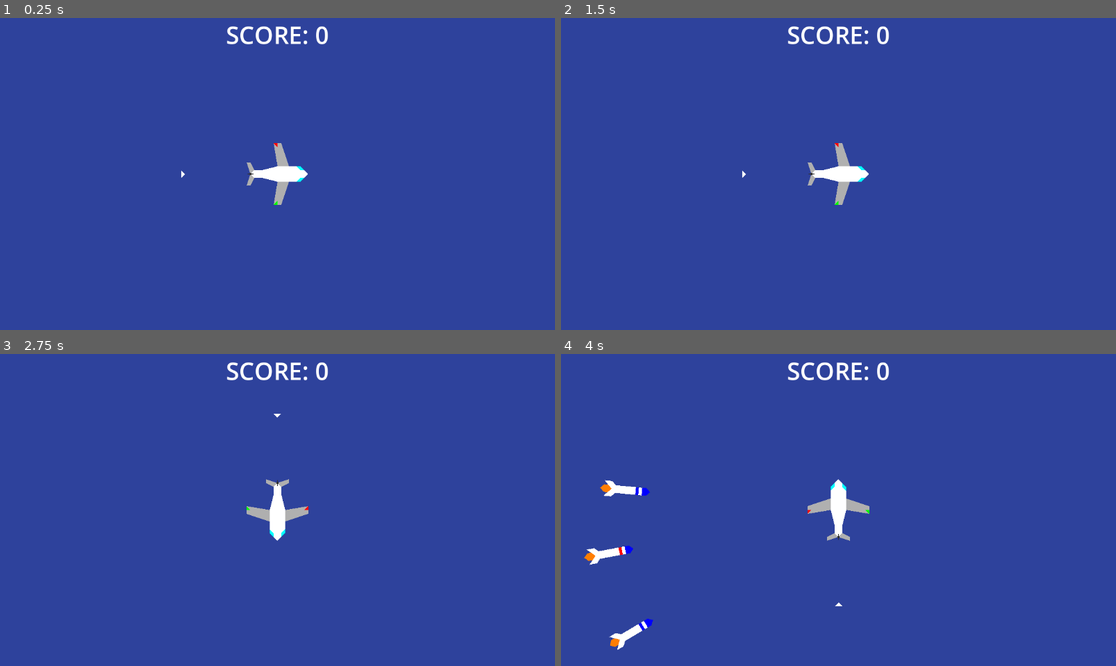
Above: before the commit, frames 1-4 (two rows, left to right).
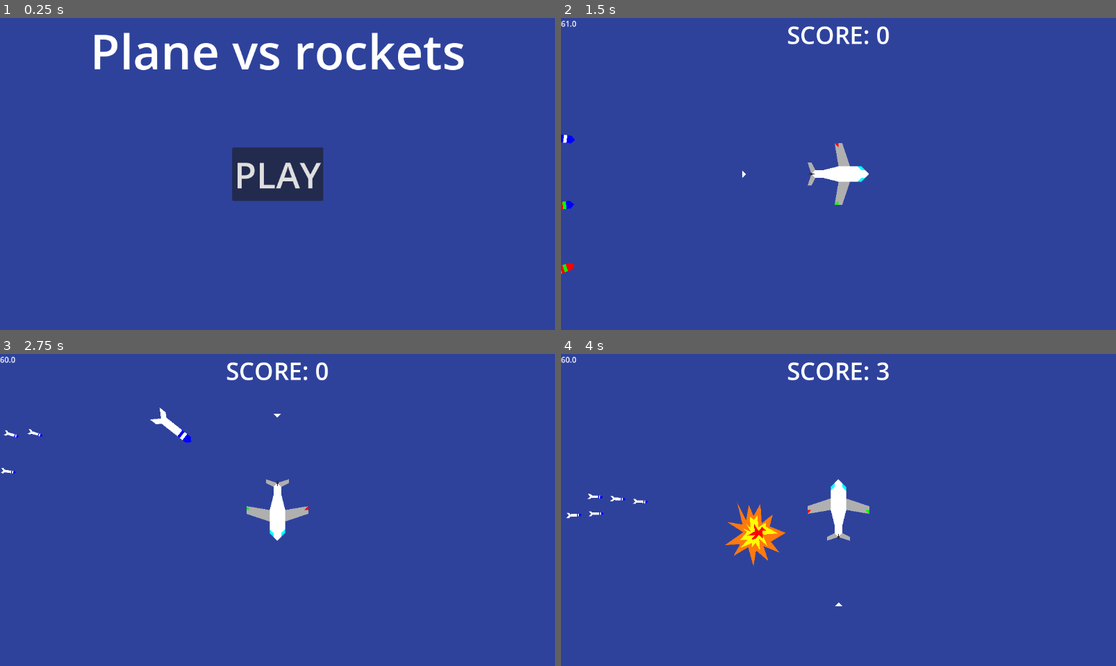
Above: after the commit, the same moments.

Repository: KirigayaRyuunosuke/Godot_Experiments
Game: Godot game, scene res://nodes/menu/menu.tscn
Same seed, same stepped clock (60 frames per second), same inputs: the game is played once before the commit and once after it. Before the commit the project starts from res://nodes/main.tscn.
Inputs (mouse positions are in pixels of both pictures, inside the frame that each line leads up to):
- Up to frame 1 (0.25 s): no input
- Up to frame 2 (1.5 s): click (838, 174) at 0.5 s, where only the run after the commit has a clickable "PLAY"; tap Enter at 1.25 s; hold Right (move_right) from 1.28 s (still down); tap Space (speed_boost, bound only after the commit) at 1.35 s
- Up to frame 3 (2.75 s): release Right (move_right) at 2.03 s; hold Down (move_down) from 2.03 s (still down); tap Space (speed_boost, bound only after the commit) at 2.1 s
- Up to frame 4 (4 s): release Down (move_down) at 2.78 s; hold Right (move_right) 2.78-3.53 s; tap Space (speed_boost, bound only after the commit) at 2.85, 3.6 s; hold Up (move_up) from 3.53 s (still down)

The runs differ from the first frame. In frame 1, 6.0% of the frame differs, in the area x 17-84%, y 2-60%; in frame 2, 0.2%; in frame 3, 0.3%; in frame 4, 1.9%.

Commit message:
more rockets, ending menu

Diff:
--- a/plane_vs_rockets/game.gd
+++ b/plane_vs_rockets/game.gd
@@ -1,9 +1,20 @@
 extends Node
+
+var rockets = [
+	preload("res://nodes/rockets/normal/rocket.tscn"),
+	preload("res://nodes/rockets/multiplicator/rocket.tscn")
+]
+
+var explosion = preload("res://nodes/misc/explosion.tscn")
 
 var plane
 var main
 
 var points = 0
+
+func end():
+	points = 0
+	get_tree().change_scene_to_file("res://nodes/menu/end.tscn")
 
 func _ready() -> void:
 	pass # Replace with function body.
--- a/plane_vs_rockets/nodes/main.gd
+++ b/plane_vs_rockets/nodes/main.gd
@@ -2,6 +2,8 @@
 
 @onready var plane: CharacterBody2D = $plane
 @onready var score: Label = $UI/score
+@onready var rockets: Node2D = $rockets
+@onready var fps: Label = $UI/fps
 
 func _ready() -> void:
 	Game.plane = plane
@@ -9,3 +11,4 @@
 
 func _process(_delta: float) -> void:
 	score.text = "SCORE: " + str(Game.points)
+	fps.text = str(Engine.get_frames_per_second())
--- a/plane_vs_rockets/nodes/main.tscn
+++ b/plane_vs_rockets/nodes/main.tscn
@@ -22,7 +22,13 @@
 horizontal_alignment = 1
 vertical_alignment = 1
 
+[node name="fps" type="Label" parent="UI"]
+offset_right = 40.0
+offset_bottom = 23.0
+
 [node name="plane" parent="." instance=ExtResource("1_xpfdc")]
 position = Vector2(576, 320)
 
 [node name="rocket_spawner" parent="plane" instance=ExtResource("3_ufc4x")]
+
+[node name="rockets" type="Node2D" parent="."]
--- /dev/null
+++ b/plane_vs_rockets/nodes/menu/end.tscn
@@ -0,0 +1,38 @@
+[gd_scene load_steps=2 format=3 uid="uid://dhed5ldcnc6qo"]
+
+[ext_resource type="Script" uid="uid://b07urir2o3l5y" path="res://nodes/menu/menu.gd" id="1_4mglo"]
+
+[node name="end" type="Node2D"]
+script = ExtResource("1_4mglo")
+
+[node name="CanvasLayer" type="CanvasLayer" parent="."]
+
+[node name="NAME" type="Label" parent="CanvasLayer"]
+anchors_preset = 5
+anchor_left = 0.5
+anchor_right = 0.5
+offset_left = -292.0
+offset_right = 292.0
+offset_bottom = 103.0
+grow_horizontal = 2
+theme_override_font_sizes/font_size = 100
+text = "You failed"
+horizontal_alignment = 1
+vertical_alignment = 1
+
+[node name="Button" type="Button" parent="CanvasLayer"]
+anchors_preset = 8
+anchor_left = 0.5
+anchor_top = 0.5
+anchor_right = 0.5
+anchor_bottom = 0.5
+offset_left = -23.5
+offset_top = -15.5
+offset_right = 23.5
+offset_bottom = 15.5
+grow_horizontal = 2
+grow_vertical = 2
+theme_override_font_sizes/font_size = 75
+text = "Try again!"
+
+[connection signal="pressed" from="CanvasLayer/Button" to="." method="_on_button_pressed"]
--- /dev/null
+++ b/plane_vs_rockets/nodes/menu/menu.gd
@@ -0,0 +1,6 @@
+extends Node2D
+
+var game = load("res://nodes/main.tscn")
+
+func _on_button_pressed() -> void:
+	get_tree().change_scene_to_packed(game)
--- /dev/null
+++ b/plane_vs_rockets/nodes/menu/menu.tscn
@@ -0,0 +1,38 @@
+[gd_scene load_steps=2 format=3 uid="uid://cgm1krbp58onr"]
+
+[ext_resource type="Script" uid="uid://b07urir2o3l5y" path="res://nodes/menu/menu.gd" id="1_nxlj0"]
+
+[node name="Menu" type="Node2D"]
+script = ExtResource("1_nxlj0")
+
+[node name="CanvasLayer" type="CanvasLayer" parent="."]
+
+[node name="NAME" type="Label" parent="CanvasLayer"]
+anchors_preset = 5
+anchor_left = 0.5
+anchor_right = 0.5
+offset_left = -292.0
+offset_right = 292.0
+offset_bottom = 103.0
+grow_horizontal = 2
+theme_override_font_sizes/font_size = 100
+text = "Plane vs rockets"
+horizontal_alignment = 1
+vertical_alignment = 1
+
+[node name="Button" type="Button" parent="CanvasLayer"]
+anchors_preset = 8
+anchor_left = 0.5
+anchor_top = 0.5
+anchor_right = 0.5
+anchor_bottom = 0.5
+offset_left = -23.5
+offset_top = -15.5
+offset_right = 23.5
+offset_bottom = 15.5
+grow_horizontal = 2
+grow_vertical = 2
+theme_override_font_sizes/font_size = 75
+text = "PLAY"
+
+[connection signal="pressed" from="CanvasLayer/Button" to="." method="_on_button_pressed"]
--- /dev/null
+++ b/plane_vs_rockets/nodes/misc/explosion.gd
@@ -0,0 +1,6 @@
+extends Node2D
+
+@onready var timer: Timer = $Timer
+
+func _on_timer_timeout() -> void:
+	get_parent().queue_free()
--- /dev/null
+++ b/plane_vs_rockets/nodes/misc/explosion.tscn
@@ -0,0 +1,25 @@
+[gd_scene load_steps=2 format=3 uid="uid://b6mfw0h6ogij4"]
+
+[ext_resource type="Script" uid="uid://b1hyu8eyr6106" path="res://nodes/misc/explosion.gd" id="1_0r32n"]
+
+[node name="explosion" type="Node2D"]
+script = ExtResource("1_0r32n")
+
+[node name="Polygon2D" type="Polygon2D" parent="."]
+position = Vector2(-8, 0)
+color = Color(1, 0.478431, 0.054902, 1)
+polygon = PackedVector2Array(0, -64, 8, -40, 24, -64, 24, -24, 48, -40, 40, -16, 72, 0, 40, 16, 56, 40, 24, 24, 32, 56, 8, 32, 0, 64, -8, 24, -40, 40, -24, 16, -56, 16, -16, -8, -48, -32, -16, -24, -24, -72, -8, -32)
+
+[node name="Polygon2D2" type="Polygon2D" parent="."]
+position = Vector2(-8, 0)
+color = Color(1, 1, 0, 1)
+polygon = PackedVector2Array(-16, -16, -8, -8, -24, 8, -8, 8, -24, 24, 0, 16, 0, 24, 8, 16, 16, 32, 16, 8, 32, 24, 24, 0, 56, 0, 32, -16, 32, -24, 16, -16, 16, -40, 8, -32, 0, -40, 0, -16, -8, -24, 0, -8)
+
+[node name="Polygon2D3" type="Polygon2D" parent="."]
+position = Vector2(-8, 0)
+color = Color(1, 0, 0, 1)
+polygon = PackedVector2Array(16, -8, 8, -24, 8, -8, -8, 0, 8, 0, 0, 8, 8, 8, 16, 0, 24, 8, 24, -8, 32, -8, 24, -16)
+
+[node name="Timer" type="Timer" parent="."]
+
+[connection signal="timeout" from="Timer" to="." method="_on_timer_timeout"]
--- a/plane_vs_rockets/nodes/plane/plane.gd
+++ b/plane_vs_rockets/nodes/plane/plane.gd
@@ -10,12 +10,21 @@
 var angle
 const maxAngle = 0.1
 
-const speed = 300.0
+const baseSpeed = 300
+var speed = 300.0
 
 func getInput():
 	return Input.get_vector("move_left", "move_right", "move_up", "move_down")
 
 func _physics_process(_delta: float) -> void:
+	if Input.is_action_just_pressed("speed_boost") && speed == baseSpeed:
+		speed = 450
+
+	if speed > 300:
+		speed -= 1
+	if speed < baseSpeed:
+		speed = baseSpeed
+
 	if getInput():
 		directionNode.look_at(global_position + getInput())
 	velocity = transform.x * speed
@@ -38,5 +47,6 @@
 	move_and_slide()
 
 
-func _on_hitbox_area_entered(area: Area2D) -> void:
-	print(area.get_parent().name)
+func _on_hitbox_area_entered(_area: Area2D) -> void:
+	queue_free()
+	Game.end()
--- a/plane_vs_rockets/nodes/rocket_spawner/rocket_spawner.gd
+++ b/plane_vs_rockets/nodes/rocket_spawner/rocket_spawner.gd
@@ -3,24 +3,25 @@
 @onready var marker = $Marker2D
 @onready var rocket_spawner: Polygon2D = $"."
 
-var rockets = preload("res://nodes/rockets/rocket.tscn")
 
 func _ready() -> void:
 	pass
 
 func _physics_process(_delta: float) -> void:
 	rotation = Game.plane.directionNode.rotation + 3.14
+	if Game.main.rockets.get_child_count() == 0:
+		spawnRockets(3)
 
 func spawnRockets(howMany):
 	rotate(randf_range(-1, 1))
 	for i in range(howMany):
 		rotate(randf_range(0.25, 0.5))
 		#print(marker.global_position)
-		var rocket = rockets.instantiate()
+		var rocket = Game.rockets[randi()%Game.rockets.size()].instantiate()
 		rocket.rocketType = [randi()%2,randi()%2]
 		rocket.global_position = marker.global_position
 		rocket.look_at(Game.plane.global_position)
-		Game.main.add_child(rocket)
+		Game.main.rockets.add_child(rocket)
 
 func _on_timer_timeout() -> void:
 	spawnRockets(3)
--- a/plane_vs_rockets/nodes/rocket_spawner/rocket_spawner.tscn
+++ b/plane_vs_rockets/nodes/rocket_spawner/rocket_spawner.tscn
@@ -8,7 +8,6 @@
 
 [node name="Timer" type="Timer" parent="."]
 wait_time = 3.0
-autostart = true
 
 [node name="Marker2D" type="Node2D" parent="."]
 position = Vector2(704, 0)
--- a/plane_vs_rockets/nodes/rockets/rocket.gd
+++ b/plane_vs_rockets/nodes/rockets/multiplicator/rocket.gd
@@ -7,8 +7,12 @@
 @onready var booster: Polygon2D = $booster
 @onready var timer: Timer = $Timer
 
+var normalRocket = preload("res://nodes/rockets/normal/rocket.tscn")
+
+var score = 3
+
 var angle
-const maxAngle = 0.025
+var maxAngle = 0.025
 var speed = 250
 
 var acceleration = 5
@@ -39,10 +43,8 @@
 	if accelerating:
 		speed += acceleration
 	else:
-		speed -= deacceleration
-		if speed < Game.plane.speed:
-			Game.points += 1
-			queue_free()
+		multiplicate()
+
 
 
 	if angle >= maxAngle || angle <= -maxAngle:
@@ -54,6 +56,18 @@
 		rotate(angle)
 		move_and_slide()
 
+func multiplicate():
+	for i in range(3):
+		var rocket = normalRocket.instantiate()
+		rocket.global_position = global_position - transform.x * 50 * i
+		rocket.rocketType = [1,0]
+		rocket.rotation = rotation
+		rocket.scale *= 0.33
+		rocket.speed = speed
+		rocket.maxAngle = 0.05
+		rocket.score = 1
+		Game.main.add_child(rocket)
+	queue_free()
 
 func _on_timer_timeout() -> void:
 	accelerating = 0
@@ -62,5 +76,5 @@
 
 func _on_hitbox_area_entered(area: Area2D) -> void:
 	if !area.get_parent().name == "plane":
-		Game.points += 1
-	queue_free()
+		Game.points += score
+	#queue_free()
--- a/plane_vs_rockets/nodes/rockets/rocket.tscn
+++ b/plane_vs_rockets/nodes/rockets/multiplicator/rocket.tscn
@@ -1,11 +1,12 @@
-[gd_scene load_steps=2 format=3 uid="uid://l0bbonmf5b5w"]
+[gd_scene load_steps=2 format=3 uid="uid://d1r36nvrfubmw"]
 
-[ext_resource type="Script" uid="uid://co2kl41h1fpns" path="res://nodes/rockets/rocket.gd" id="1_fo4iy"]
+[ext_resource type="Script" uid="uid://bm8e7pcwqsahi" path="res://nodes/rockets/multiplicator/rocket.gd" id="1_joom7"]
 
 [node name="rocket" type="CharacterBody2D"]
-script = ExtResource("1_fo4iy")
+script = ExtResource("1_joom7")
 
 [node name="body" type="Polygon2D" parent="."]
+color = Color(0, 1, 0, 1)
 polygon = PackedVector2Array(40, 0, 32, -8, -32, -8, -40, -16, -56, -16, -40, 0, -56, 16, -40, 16, -32, 8, 32, 8)
 
 [node name="tip" type="Polygon2D" parent="."]
--- /dev/null
+++ b/plane_vs_rockets/nodes/rockets/normal/rocket.gd
@@ -0,0 +1,84 @@
+extends CharacterBody2D
+
+@onready var body: Node2D = $body
+@onready var tip: Polygon2D = $body/tip
+@onready var stripe: Polygon2D = $body/stripe
+@onready var hitbox: Area2D = $hitbox
+
+@onready var explosion: Node2D = $explosion
+
+@onready var booster: Polygon2D = $body/booster
+@onready var timer: Timer = $Timer
+
+var alive : bool = 1
+
+var score = 3
+
+var angle
+var maxAngle = 0.025
+var speed = 250
+
+var acceleration = 5
+var deacceleration = 3
+var accelerating: bool = 1
+
+var rocketType = [0,0]
+
+func _ready() -> void:
+	if rocketType[0] == 0:
+		tip.color = Color(255,0,0)
+	else:
+		tip.color = Color(0,0,255)
+	if rocketType[1] == 1:
+		stripe.color = Color(255,0,0)
+	else:
+		stripe.color = Color(0,0,255)
+	acceleration = 5 + rocketType[0] * 2
+	deacceleration = 3 - rocketType[1] * 2
+
+func _physics_process(_delta: float) -> void:
+	if speed < Game.plane.baseSpeed - 50:
+		if alive:
+			Game.points += score
+			alive = 0
+		explode()
+	else:
+		angle = get_angle_to(Game.plane.global_position)
+		if angle < 0 && angle < -maxAngle:
+			angle = -maxAngle
+		if angle > 0 && angle > maxAngle:
+			angle = maxAngle
+
+		if accelerating:
+			speed += acceleration
+		else:
+			speed -= deacceleration
+
+		if angle >= maxAngle || angle <= -maxAngle:
+			velocity = transform.x * speed * 0.5
+		else:
+			velocity = transform.x * speed
+
+	if Game.plane.velocity && velocity:
+		rotate(angle)
+		move_and_slide()
+
+
+func _on_timer_timeout() -> void:
+	accelerating = 0
+	booster.hide()
+
+
+func _on_hitbox_area_entered(area: Area2D) -> void:
+	if !area.get_parent().name == "plane" && alive:
+		Game.points += score
+		alive = 0
+	explode()
+
+func explode():
+	speed = 0
+	velocity = Vector2.ZERO
+	body.hide()
+	explosion.show()
+	if explosion.timer.is_stopped():
+		explosion.timer.start()
--- /dev/null
+++ b/plane_vs_rockets/nodes/rockets/normal/rocket.tscn
@@ -0,0 +1,39 @@
+[gd_scene load_steps=3 format=3 uid="uid://l0bbonmf5b5w"]
+
+[ext_resource type="Script" uid="uid://co2kl41h1fpns" path="res://nodes/rockets/normal/rocket.gd" id="1_fo4iy"]
+[ext_resource type="PackedScene" uid="uid://b6mfw0h6ogij4" path="res://nodes/misc/explosion.tscn" id="2_r0q8g"]
+
+[node name="rocket" type="CharacterBody2D"]
+script = ExtResource("1_fo4iy")
+
+[node name="Timer" type="Timer" parent="."]
+one_shot = true
+autostart = true
+
+[node name="hitbox" type="Area2D" parent="."]
+
+[node name="CollisionPolygon2D" type="CollisionPolygon2D" parent="hitbox"]
+polygon = PackedVector2Array(40, 0, 32, -8, -24, -8, -24, 8, 32, 8)
+
+[node name="body" type="Node2D" parent="."]
+
+[node name="body" type="Polygon2D" parent="body"]
+polygon = PackedVector2Array(40, 0, 32, -8, -32, -8, -40, -16, -56, -16, -40, 0, -56, 16, -40, 16, -32, 8, 32, 8)
+
+[node name="tip" type="Polygon2D" parent="body"]
+color = Color(1, 0, 0, 1)
+polygon = PackedVector2Array(40, 0, 32, -8, 23, -8, 23, 8, 32, 8)
+
+[node name="stripe" type="Polygon2D" parent="body"]
+color = Color(1, 0, 0, 1)
+polygon = PackedVector2Array(16, -8, 16, 8, 10, 8, 10, -8)
+
+[node name="booster" type="Polygon2D" parent="body"]
+color = Color(1, 0.498039, 0.0117647, 1)
+polygon = PackedVector2Array(-48, -8, -56, -8, -64, 0, -56, 8, -48, 8, -40, 0)
+
+[node name="explosion" parent="." instance=ExtResource("2_r0q8g")]
+visible = false
+
+[connection signal="timeout" from="Timer" to="." method="_on_timer_timeout"]
+[connection signal="area_entered" from="hitbox" to="." method="_on_hitbox_area_entered"]
--- a/plane_vs_rockets/project.godot
+++ b/plane_vs_rockets/project.godot
@@ -11,7 +11,7 @@
 [application]
 
 config/name="plane_vs_rockets"
-run/main_scene="uid://ckwegyd3ytvjk"
+run/main_scene="uid://cgm1krbp58onr"
 config/features=PackedStringArray("4.4", "GL Compatibility")
 config/icon="res://icon.svg"
 
@@ -41,6 +41,11 @@
 "events": [Object(InputEventKey,"resource_local_to_scene":false,"resource_name":"","device":-1,"window_id":0,"alt_press …(195 unchanged characters)…
 ]
 }
+speed_boost={
+"deadzone": 0.2,
+"events": [Object(InputEventKey,"resource_local_to_scene":false,"resource_name":"","device":-1,"window_id":0,"alt_pressed":false,"shift_pressed":false,"ctrl_pressed":false,"meta_pressed":false,"pressed":false,"keycode":0,"physical_keycode":32,"key_label":0,"unicode":32,"location":0,"echo":false,"script":null)
+]
+}
 
 [rendering]
 
Not shown, added: plane_vs_rockets/nodes/menu/menu.gd.uid
Not shown, added: plane_vs_rockets/nodes/misc/explosion.gd.uid
Not shown, added: plane_vs_rockets/nodes/rockets/multiplicator/rocket.gd.uid
Renamed: plane_vs_rockets/nodes/rockets/rocket.gd.uid -> plane_vs_rockets/nodes/rockets/normal/rocket.gd.uid
